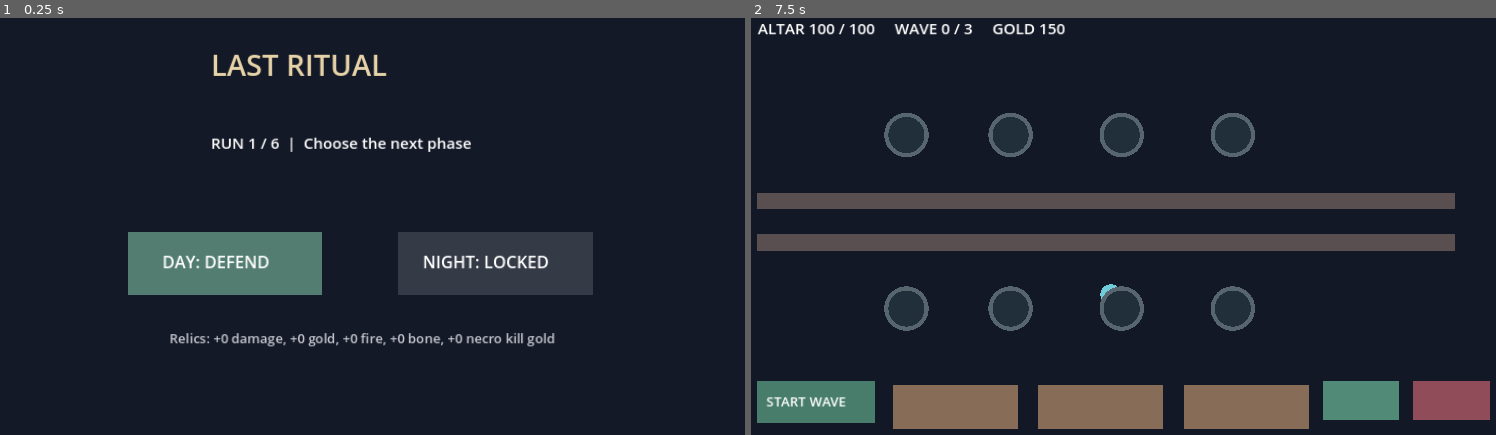
Above: before the commit, frames 1-2 (left to right).
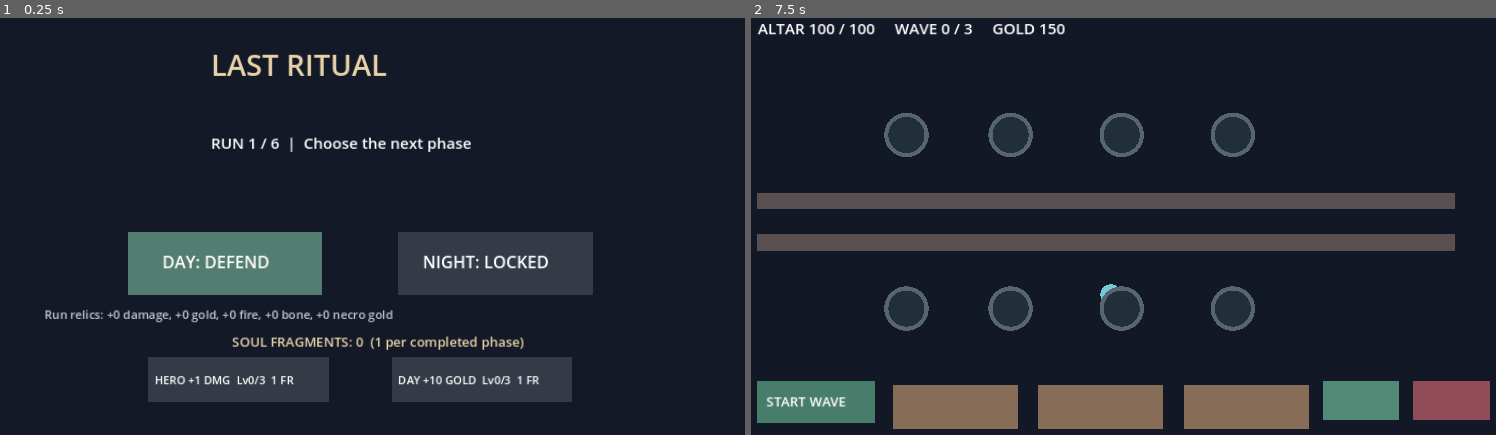
Above: after the commit, the same moments.

Repository: DoctorStrangeSH/Last-Ritual
Game: Godot game, scene res://scenes/run_loop.tscn
The game is run twice, just before and just after one commit, with the same random seed, the same clock (stepped at 60 frames per second) and the same inputs.
Inputs (mouse positions are in pixels of both pictures, inside the frame that each line leads up to):
- Up to frame 1 (0.25 s): no input
- Up to frame 2 (7.5 s): tap Enter at 0.5, 2, 3.5 s; move the mouse to (1287, 205) at 0.52 s; hold Right (ui_right) 0.53-1.28 s; tap R every 0.75 s from 0.6 to 7.35 s; click (1287, 205) at 0.67 s; tap Space at 1.25, 2.75, 4.25 s; move the mouse to (952, 251) at 1.27 s; hold Down (ui_down) 1.28-2.03 s; move the mouse to (1190, 130) at 2.02 s; hold Right (ui_right) 2.03-2.78 s; move the mouse to (1071, 318) at 2.77 s; hold Up (ui_up) 2.78-3.53 s; click (1071, 318) at 2.92 s; move the mouse to (1354, 297) at 3.52 s; hold Left (ui_left) 3.53-5.03 s; move the mouse to (870, 159) at 4.27 s; move the mouse to (1153, 226) at 5.02 s; hold Down (ui_down) 5.03-5.78 s; click (1153, 226) at 5.17 s; move the mouse to (989, 113) at 5.77 s; hold Right (ui_right) 5.78-6.53 s; move the mouse to (1287, 205) at 6.52 s; hold Up (ui_up) 6.53-7.28 s; move the mouse to (952, 251) at 7.27 s; hold Right (ui_right) from 7.28 s (still down); click (952, 251) at 7.42 s

The runs differ from the first frame. In frame 1, 6.7% of the frame differs, in the area x 6-77%, y 70-93%; in frame 2, nothing differs.

Commit message:
V5: постоянные улучшения героя и золота между забегами (#85)
* feat(v5): versioned persistent profile with fragment-based upgrades

* feat(v5): earn profile fragments and buy permanent hub upgrades

* test(v5): persistent meta saving, upgrades, costs and caps

* docs(v5): mark merchant complete and track first persistent meta upgrades

* fix(v5): accept integer-valued JSON numbers when loading profile

Diff:
--- /dev/null
+++ b/scripts/meta_progression.gd
@@ -0,0 +1,57 @@
+extends RefCounted
+## Versioned persistent meta progression. Never stores transient run-only relics.
+const SCHEMA_VERSION := 1
+const DEFAULT_PATH := "user://last_ritual_meta_v1.json"
+const MAX_LEVEL := 3
+var save_path := DEFAULT_PATH
+var fragments := 0
+var hero_level := 0
+var treasury_level := 0
+
+func load_profile() -> bool:
+    if not FileAccess.file_exists(save_path):
+        return false
+    var data: Variant = JSON.parse_string(FileAccess.get_file_as_string(save_path))
+    if not data is Dictionary or data.get("version", -1) != SCHEMA_VERSION:
+        return false
+    var currency: Variant = data.get("fragments", -1)
+    var hero: Variant = data.get("hero_level", -1)
+    var treasury: Variant = data.get("treasury_level", -1)
+    if not (currency is int or currency is float) or not (hero is int or hero is float) or not (treasury is int or treasury is float):
+        return false
+    if float(currency) != floorf(float(currency)) or float(hero) != floorf(float(hero)) or float(treasury) != floorf(float(treasury)):
+        return false
+    if currency < 0 or hero < 0 or hero > MAX_LEVEL or treasury < 0 or treasury > MAX_LEVEL:
+        return false
+    fragments = int(currency)
+    hero_level = int(hero)
+    treasury_level = int(treasury)
+    return true
+
+func save_profile() -> bool:
+    var file := FileAccess.open(save_path, FileAccess.WRITE)
+    if file == null:
+        return false
+    file.store_string(JSON.stringify({"version": SCHEMA_VERSION, "fragments": fragments, "hero_level": hero_level, "treasury_level": treasury_level}))
+    file.close()
+    return true
+
+func award(amount: int) -> bool:
+    if amount <= 0:
+        return false
+    fragments += amount
+    return true
+
+func buy_upgrade(kind: String) -> bool:
+    var level := hero_level if kind == "hero" else treasury_level if kind == "treasury" else -1
+    if level < 0 or level >= MAX_LEVEL:
+        return false
+    var cost := level + 1
+    if fragments < cost:
+        return false
+    fragments -= cost
+    if kind == "hero":
+        hero_level += 1
+    else:
+        treasury_level += 1
+    return true
--- a/scripts/run_loop.gd
+++ b/scripts/run_loop.gd
@@ -2,6 +2,8 @@
 ## First playable day/night run coordinator. Run-only upgrades persist between phases.
 const NIGHT_SCENE: PackedScene = preload("res://scenes/topdown_night_prototype.tscn")
 const TD_SCENE: PackedScene = preload("res://scenes/topdown_td_prototype.tscn")
+const META_SCRIPT = preload("res://scripts/meta_progression.gd")
+var meta = META_SCRIPT.new()
 var phase := "hub" # hub, day, night, reward, victory, defeat
 var phase_count := 0
 var completed_phases := 0
@@ -13,11 +15,14 @@
 var run_necro_kill_bonus := 0
 var active_game: Node2D
 var last_phase := "day"
+const META_HERO_BUTTON := Rect2(270, 510, 260, 65)
+const META_TREASURY_BUTTON := Rect2(620, 510, 260, 65)
 const DAY_BUTTON := Rect2(240, 330, 280, 90)
 const NIGHT_BUTTON := Rect2(630, 330, 280, 90)
 const REWARD_BUTTONS := [Rect2(80, 370, 225, 100), Rect2(350, 370, 225, 100), Rect2(620, 370, 225, 100), Rect2(890, 370, 225, 100)]
 
 func _ready() -> void:
+    meta.load_profile()
     queue_redraw()
 
 func expected_phase() -> String:
@@ -32,12 +37,12 @@
     active_game = TD_SCENE.instantiate() if kind == "day" else NIGHT_SCENE.instantiate()
     add_child(active_game)
     if kind == "day":
-        active_game.coins += run_gold_bonus
+        active_game.coins += run_gold_bonus + meta.treasury_level * 10
         active_game.fire_synergy_bonus = run_fire_bonus
         active_game.bone_synergy_bonus = run_bone_tower_bonus
         active_game.necro_kill_bonus = run_necro_kill_bonus
     else:
-        active_game.attack_damage += run_damage_bonus
+        active_game.attack_damage += run_damage_bonus + meta.hero_level
         active_game.attack_speed_multiplier += run_speed_bonus
     phase = kind
     queue_redraw()
@@ -51,6 +56,8 @@
         phase = "defeat"
     else:
         completed_phases += 1
+        meta.award(1)
+        meta.save_profile()
         phase_count += 1
         phase = "victory" if phase_count >= 6 else "reward"
     queue_redraw()
@@ -94,6 +101,16 @@
         return
     var point: Vector2 = event.position
     if phase == "hub":
+        if META_HERO_BUTTON.has_point(point) and meta.buy_upgrade("hero"):
+            meta.save_profile()
+            queue_redraw()
+            get_viewport().set_input_as_handled()
+            return
+        if META_TREASURY_BUTTON.has_point(point) and meta.buy_upgrade("treasury"):
+            meta.save_profile()
+            queue_redraw()
+            get_viewport().set_input_as_handled()
+            return
         if expected_phase() == "day" and DAY_BUTTON.has_point(point):
             start_phase("day")
             get_viewport().set_input_as_handled()
@@ -137,7 +154,12 @@
             draw_rect(NIGHT_BUTTON, Color("#594d78") if next_phase == "night" else Color("#343b47"))
             draw_string(ThemeDB.fallback_font, Vector2(290, 382), "DAY: DEFEND" if next_phase == "day" else "DAY: COMPLETE", HORIZONTAL_ALIGNMENT_LEFT, -1, 24, Color.WHITE)
             draw_string(ThemeDB.fallback_font, Vector2(665, 382), "NIGHT: EXPLORE" if next_phase == "night" else "NIGHT: LOCKED", HORIZONTAL_ALIGNMENT_LEFT, -1, 24, Color.WHITE)
-            draw_string(ThemeDB.fallback_font, Vector2(300, 490), "Relics: +%d damage, +%d gold, +%d fire, +%d bone, +%d necro kill gold" % [run_damage_bonus, run_gold_bonus, run_fire_bonus, run_bone_tower_bonus, run_necro_kill_bonus], HORIZONTAL_ALIGNMENT_LEFT, -1, 19, Color("#c7c9d1"))
+            draw_string(ThemeDB.fallback_font, Vector2(120, 455), "Run relics: +%d damage, +%d gold, +%d fire, +%d bone, +%d necro gold" % [run_damage_bonus, run_gold_bonus, run_fire_bonus, run_bone_tower_bonus, run_necro_kill_bonus], HORIZONTAL_ALIGNMENT_LEFT, -1, 17, Color("#c7c9d1"))
+            draw_string(ThemeDB.fallback_font, Vector2(390, 495), "SOUL FRAGMENTS: %d  (1 per completed phase)" % meta.fragments, HORIZONTAL_ALIGNMENT_LEFT, -1, 19, Color("#e7d3a8"))
+            draw_rect(META_HERO_BUTTON, Color("#526d9b") if meta.hero_level < 3 and meta.fragments >= meta.hero_level + 1 else Color("#343b47"))
+            draw_rect(META_TREASURY_BUTTON, Color("#527d70") if meta.treasury_level < 3 and meta.fragments >= meta.treasury_level + 1 else Color("#343b47"))
+            draw_string(ThemeDB.fallback_font, META_HERO_BUTTON.position + Vector2(9, 39), "HERO +1 DMG  Lv%d/3  %d FR" % [meta.hero_level, meta.hero_level + 1], HORIZONTAL_ALIGNMENT_LEFT, -1, 16, Color.WHITE)
+            draw_string(ThemeDB.fallback_font, META_TREASURY_BUTTON.position + Vector2(9, 39), "DAY +10 GOLD  Lv%d/3  %d FR" % [meta.treasury_level, meta.treasury_level + 1], HORIZONTAL_ALIGNMENT_LEFT, -1, 16, Color.WHITE)
         "reward":
             draw_string(ThemeDB.fallback_font, Vector2(410, 235), "CHOOSE A RUN RELIC", HORIZONTAL_ALIGNMENT_LEFT, -1, 26, Color.WHITE)
             var names := ["BONE: +1 HERO/TOWER", "EMBER: SPEED + FIRE", "GOLD: +30 START GOLD", "NECRO: +3 KILL GOLD"]
--- a/tests/topdown_smoke.gd
+++ b/tests/topdown_smoke.gd
@@ -108,6 +108,24 @@
         td.restart_defense()
         check(td.defense_state == "playing" and td.altar_hp == 100 and td.enemies.is_empty(), "TD restart after defeat succeeds")
         td.queue_free()
+    var meta_script = load("res://scripts/meta_progression.gd")
+    check(meta_script != null, "Versioned meta progression script loads")
+    if meta_script != null:
+        var profile = meta_script.new()
+        profile.save_path = "user://last_ritual_meta_smoke_test.json"
+        if FileAccess.file_exists(profile.save_path):
+            DirAccess.remove_absolute(ProjectSettings.globalize_path(profile.save_path))
+        check(not profile.load_profile(), "Missing profile starts with defaults")
+        check(profile.award(3) and profile.buy_upgrade("hero") and profile.buy_upgrade("treasury"), "Fragments purchase both permanent upgrades")
+        check(profile.fragments == 1 and profile.hero_level == 1 and profile.treasury_level == 1, "Upgrade costs consume fragments")
+        check(profile.save_profile(), "Versioned meta profile saves")
+        var restored = meta_script.new()
+        restored.save_path = profile.save_path
+        check(restored.load_profile() and restored.fragments == 1 and restored.hero_level == 1 and restored.treasury_level == 1, "Meta upgrades persist across instances")
+        check(not restored.buy_upgrade("hero") and not restored.buy_upgrade("invalid"), "Meta rejects unaffordable and unknown upgrades")
+        restored.award(20)
+        check(restored.buy_upgrade("hero") and restored.buy_upgrade("hero") and not restored.buy_upgrade("hero"), "Permanent upgrade obeys level cap")
+        DirAccess.remove_absolute(ProjectSettings.globalize_path(profile.save_path))
     var run_scene := load("res://scenes/run_loop.tscn") as PackedScene
     check(run_scene != null, "Unified day-night run scene loads")
     if run_scene != null:
Not shown, changed: docs/ROADMAP.md
